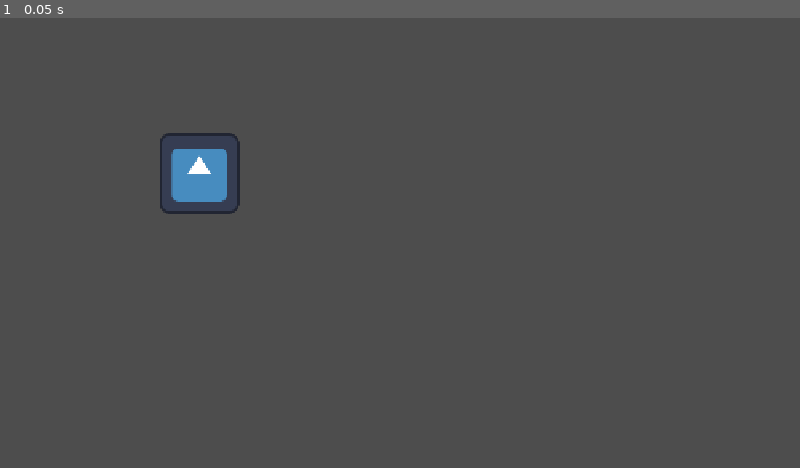
Above: before the commit, frame 1.
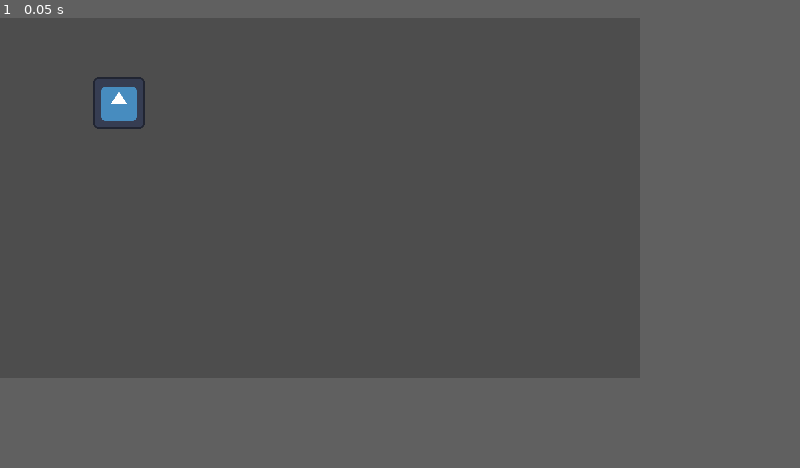
Above: after the commit, the same moment.

Repository: ChloPUPs/the-maze-phase
Game: Godot game, scene res://main.tscn
Same seed, same stepped clock (60 frames per second), same inputs: the game is played once before the commit and once after it. The engine's default icon, where the game draws it, is replaced by a stand-in: a white triangle on a blue panel in a dark square.
Inputs:
- Up to frame 1 (0.05 s): no input
In our replay, the window is 800x450 before the commit and 640x360 after it. These sizes can differ from the game's own. Grey fills any space a smaller window leaves; there, only what the larger window draws over its background counts as a difference.

The runs differ from the first frame. In frame 1, 1.5% of the frame differs, in the area x 11-30%, y 13-44%.

Commit message:
Resolution

Diff:
--- a/main.tscn
+++ b/main.tscn
@@ -5,5 +5,6 @@
 [node name="Main" type="Node2D" unique_id=783776306]
 
 [node name="Icon" type="Sprite2D" parent="." unique_id=679588108]
-position = Vector2(319, 249)
+position = Vector2(119, 85)
+scale = Vector2(0.40625, 0.40625)
 texture = ExtResource("1_ig7tw")
--- a/project.godot
+++ b/project.godot
@@ -17,9 +17,9 @@
 
 [display]
 
-window/size/viewport_width=1280
-window/size/viewport_height=720
-window/stretch/mode="canvas_items"
+window/size/viewport_width=640
+window/size/viewport_height=360
+window/stretch/mode="viewport"
 
 [physics]
 
@@ -27,4 +27,5 @@
 
 [rendering]
 
+textures/canvas_textures/default_texture_filter=0
 rendering_device/driver.windows="d3d12"
